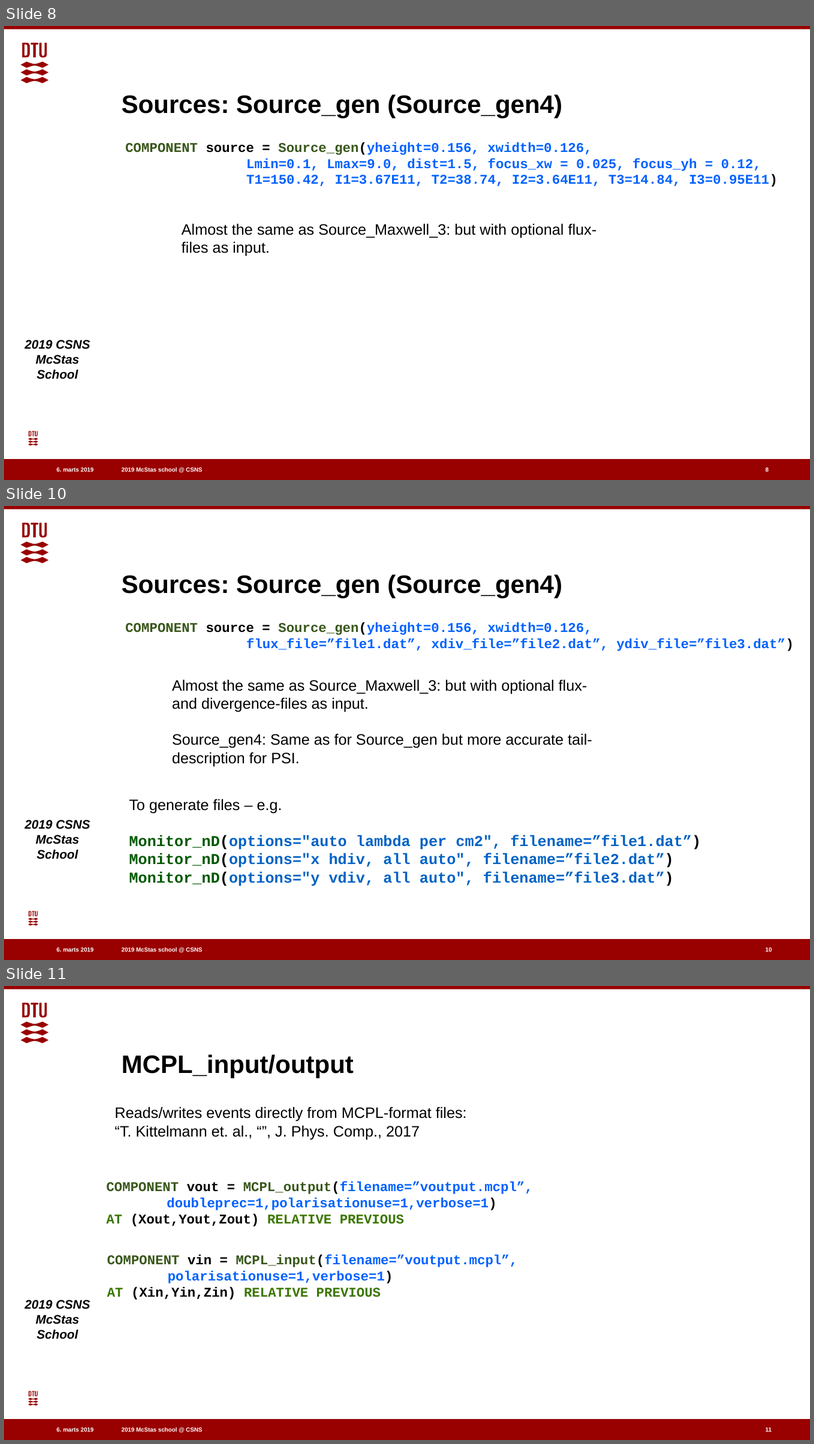
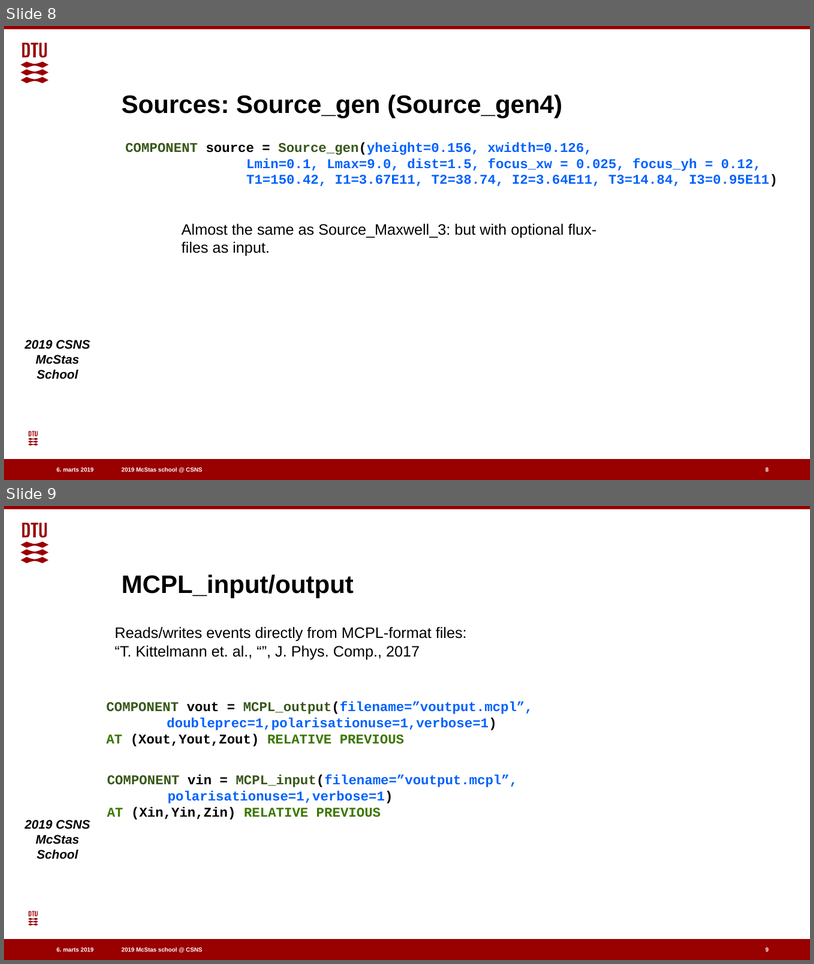
Before and after one commit to eddymaoui/Schools, a slide deck: CSNS_March_2019/1_Monday_March_25th/2_Sources_and_Monitors_2.odp. Shown one above the other, each under a label of ours: slides 8, 10 and 11 before the commit, slides 8 and 9 after it; the slides between them are not shown. The pictures are 814x1444 and 814x964 pixels, drawn with LibreOffice and Linux fonts; fonts in the diff are those of the drawing; background and template pictures are left out. Boxes give left, top, right and bottom in pixels: in the first picture for what was removed or moved away, otherwise in the second. Text is boxed around its words. In the diff, an @@ line names an element or a change of style, - is before the commit and + after.

```diff
--- a/CSNS_March_2019/1_Monday_March_25th/2_Sources_and_Monitors_2.odp
+++ b/CSNS_March_2019/1_Monday_March_25th/2_Sources_and_Monitors_2.odp
@@ slide 10 removed at (x1=4, y1=506, x2=810, y2=960), background #FFFFFF; not listed: 7 template elements that a slide beside it also shows @@
@@ title removed at (x1=122, y1=574, x2=563, y2=598) @@
-Sources: Source_gen (Source_gen4)
@@ text removed at (x1=125, y1=622, x2=794, y2=651) @@
-COMPONENT source = Source_gen(yheight=0.156, xwidth=0.126,
-flux_file=”file1.dat”, xdiv_file=”file2.dat”, ydiv_file=”file3.dat”)
@@ text removed at (x1=172, y1=679, x2=593, y2=766) @@
-Almost the same as Source_Maxwell_3: but with optional flux-and divergence-files as input.
-Source_gen4: Same as for Source_gen but more accurate tail-description for PSI.
@@ text removed at (x1=129, y1=799, x2=701, y2=886) @@
-To generate files – e.g.
-Monitor_nD(options="auto lambda per cm2", filename=”file1.dat”)
-Monitor_nD(options="x hdiv, all auto", filename=”file2.dat”)
-Monitor_nD(options="y vdiv, all auto", filename=”file3.dat”)
@@ page number removed at (x1=766, y1=948, x2=773, y2=952) @@
-10
@@ what was slide 11 is now slide 9 @@
@@ page number at (x1=766, y1=948, x2=769, y2=954): text changed @@
-11
+9
```
Also in this commit, not shown: 3 slides added, 1 other slide removed, 1 other file.
